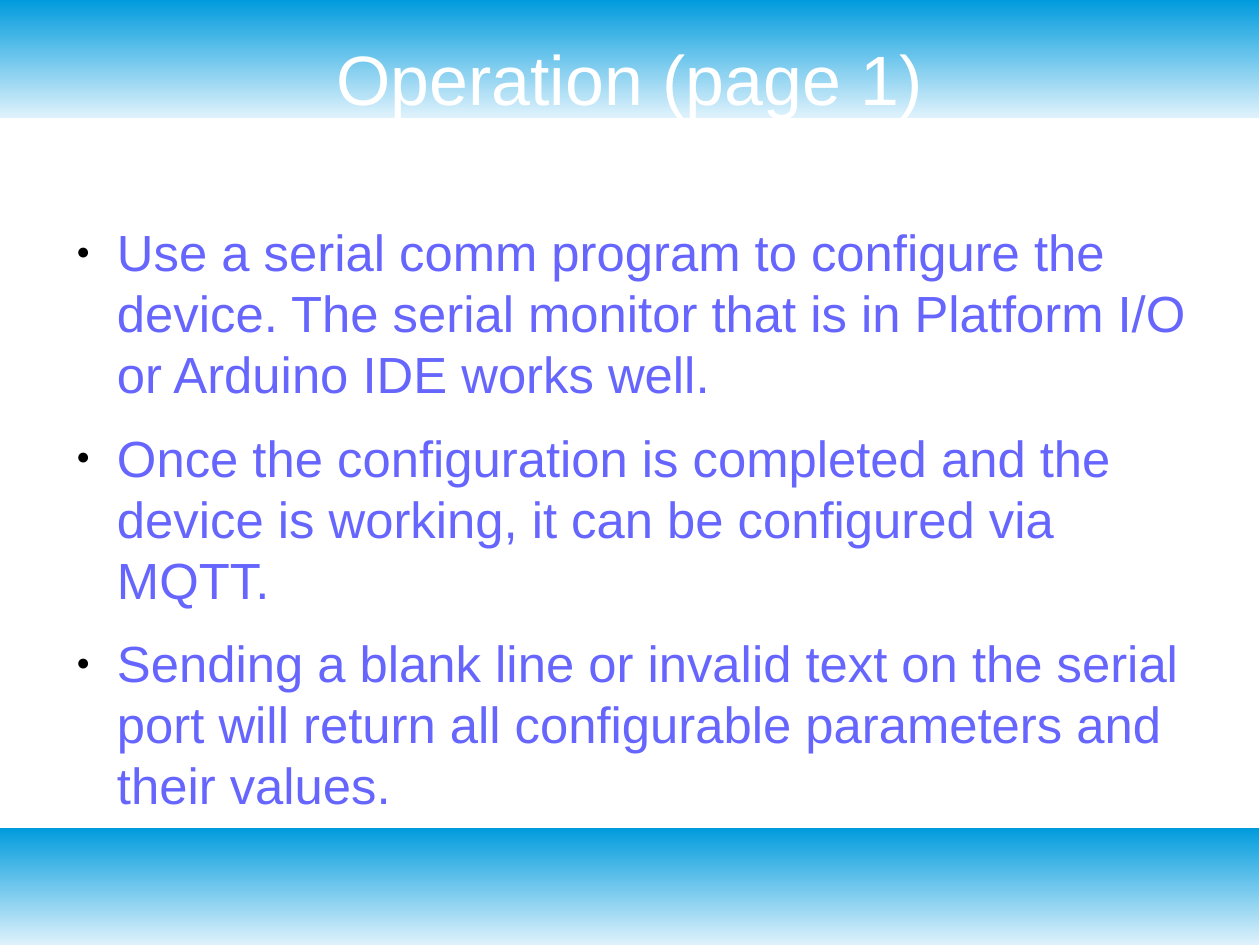
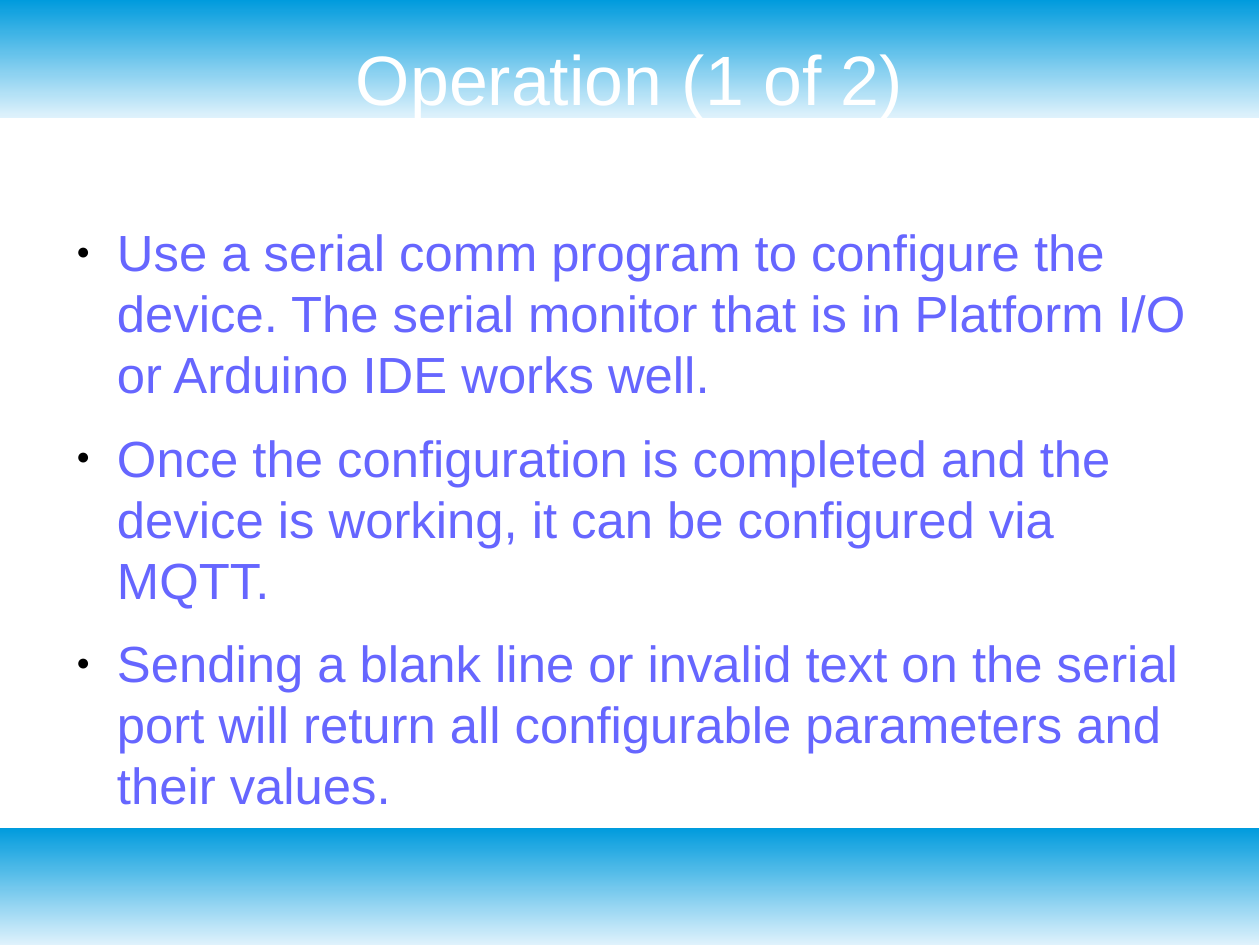
Before and after one commit to buteomont/mqttListener, a slide deck: slide 7 of presentation/HOT Club presentation.odp. Drawn at 1260x945 pixels with LibreOffice and Linux fonts; fonts in the diff are those of the drawing. Boxes give left, top, right and bottom in pixels: in the first picture for what was removed or moved away, otherwise in the second. Text is boxed around its words. In the diff, an @@ line names an element or a change of style, - is before the commit and + after.

```diff
--- a/presentation/HOT Club presentation.odp
+++ b/presentation/HOT Club presentation.odp
@@ title at <box>356,49,903,118</box>: text changed @@
-Operation (page 1)
+Operation (1 of 2)
```
Also in this commit, not shown: 6 other slides changed, 1 slide added, 1 other file.
